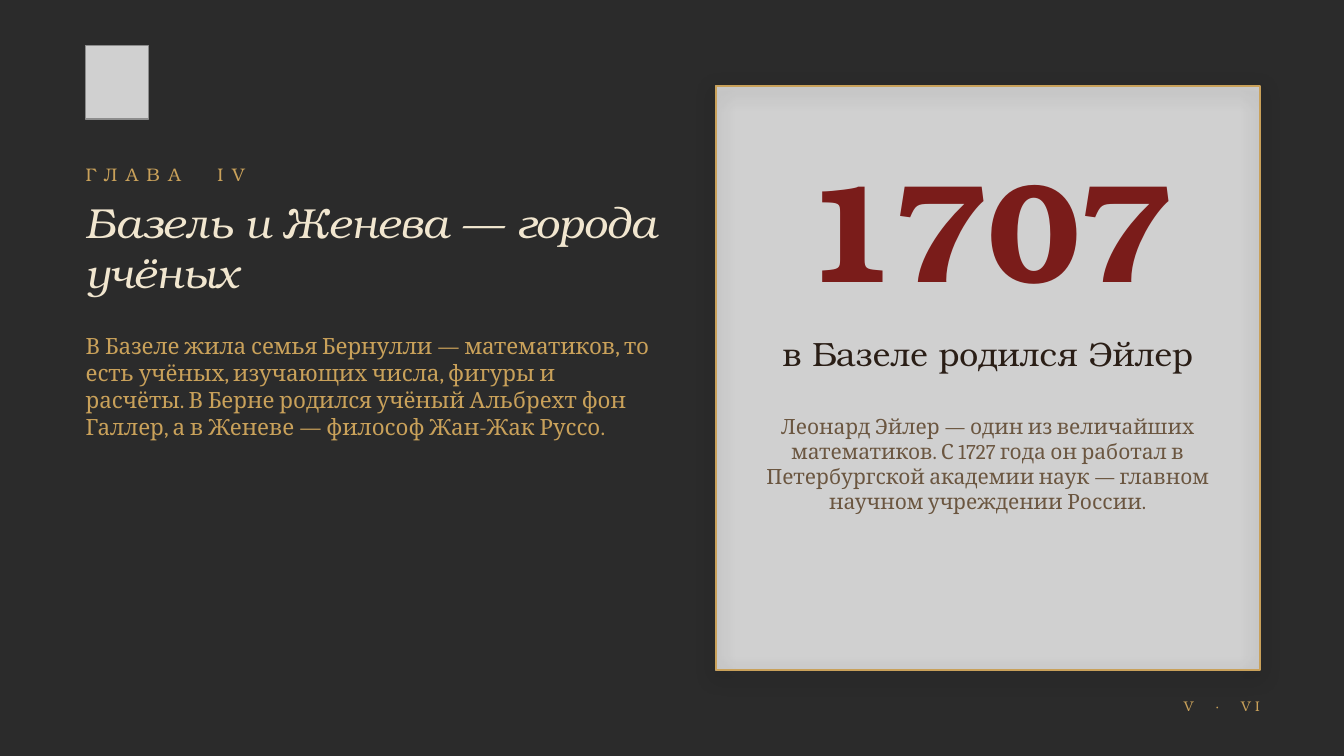
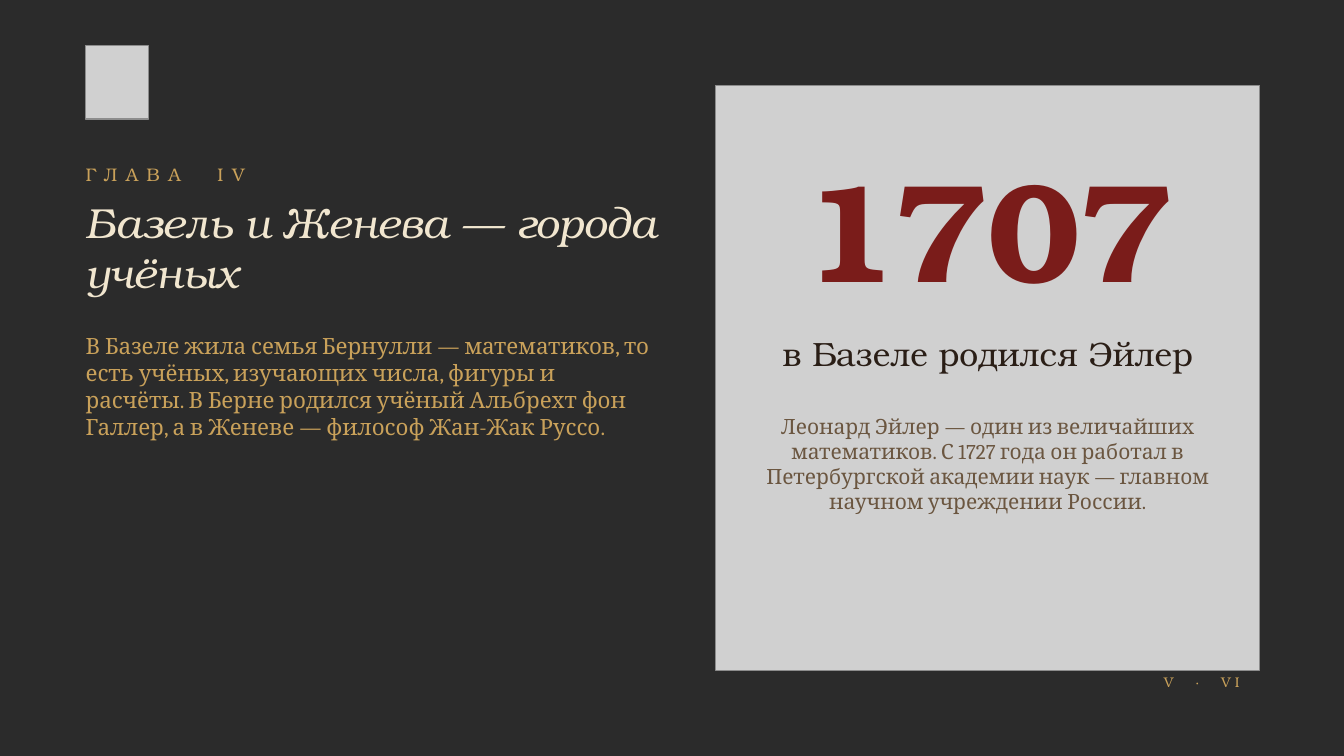
Before and after one commit to kir11evglen12-design/aromio, a slide deck: slide 5 of presentation/Helvetia.pptx. Drawn at 1344x756 pixels with LibreOffice and Linux fonts; fonts in the diff are those of the drawing; grey boxes stand for pictures; background and template pictures are left out; a plain dark background stands for a picture behind light text. Boxes give left, top, right and bottom in pixels: in the first picture for what was removed or moved away, otherwise in the second. Text is boxed around its words. In the diff, an @@ line names an element or a change of style, - is before the commit and + after.

```diff
--- a/presentation/Helvetia.pptx
+++ b/presentation/Helvetia.pptx
@@ rectangle removed at (716,86,1260,670) @@
@@ text "V · VI": place and size @@
-text "V · VI" at (1184,701,1260,711)
+text "V · VI" at (1164,677,1240,687)
```
Also in this commit, not shown: 5 other slides changed, 16 other files.
